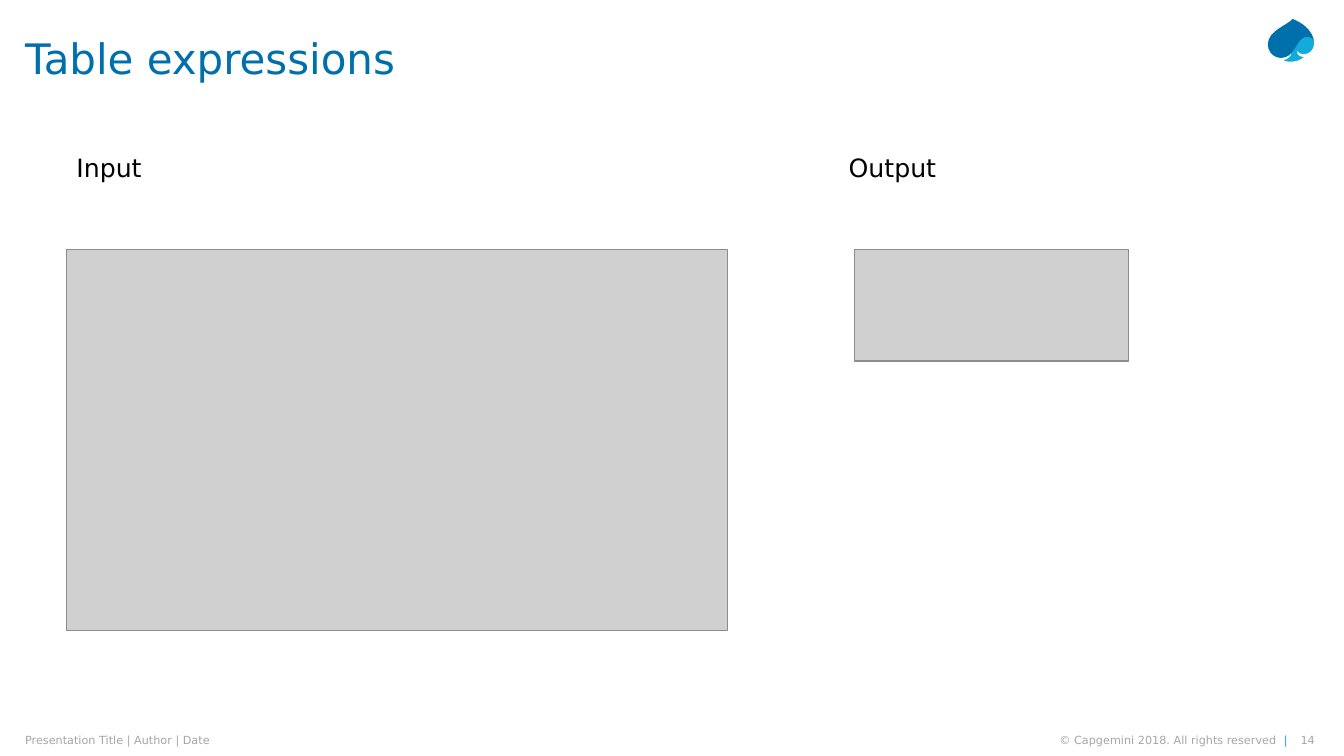
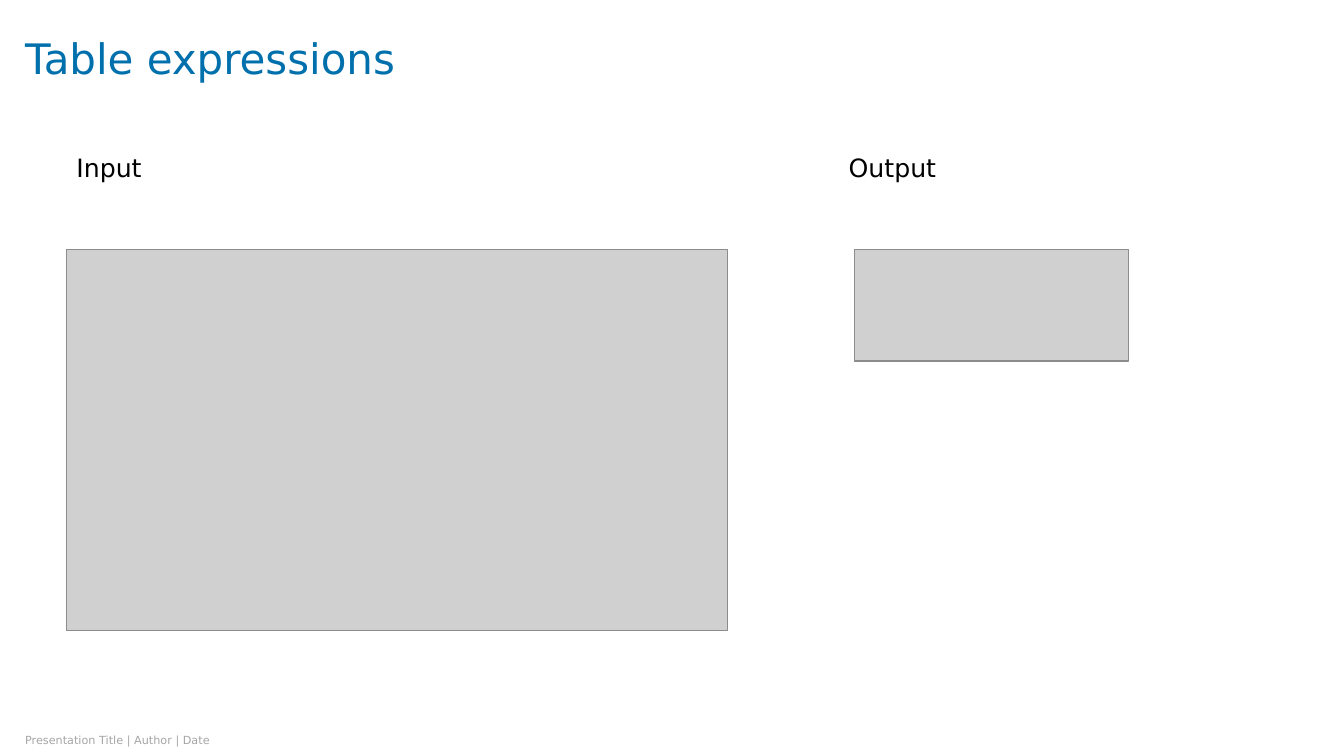
Before and after one commit to Abhaybsingh19w33/SAP, a slide deck: slide 14 of Next Courses/ABAP on HANA/New Syntax.pptx. Drawn at 1344x756 pixels with LibreOffice and Linux fonts; fonts in the diff are those of the drawing; grey boxes stand for pictures. Boxes give left, top, right and bottom in pixels: in the first picture for what was removed or moved away, otherwise in the second. Text is boxed around its words. In the diff, an @@ line names an element or a change of style, - is before the commit and + after.

```diff
--- a/Next Courses/ABAP on HANA/New Syntax.pptx
+++ b/Next Courses/ABAP on HANA/New Syntax.pptx
@@ freeform shape removed at (1268, 19, 1315, 58) @@
@@ freeform shape removed at (1284, 37, 1314, 63) @@
@@ text removed at (1074, 735, 1276, 746) @@
-© Capgemini 2018. All rights reserved |
@@ page number removed at (1301, 736, 1315, 744) @@
-14
```
Also in this commit, not shown: 33 other slides changed, 1 slide removed, 11 other files.
